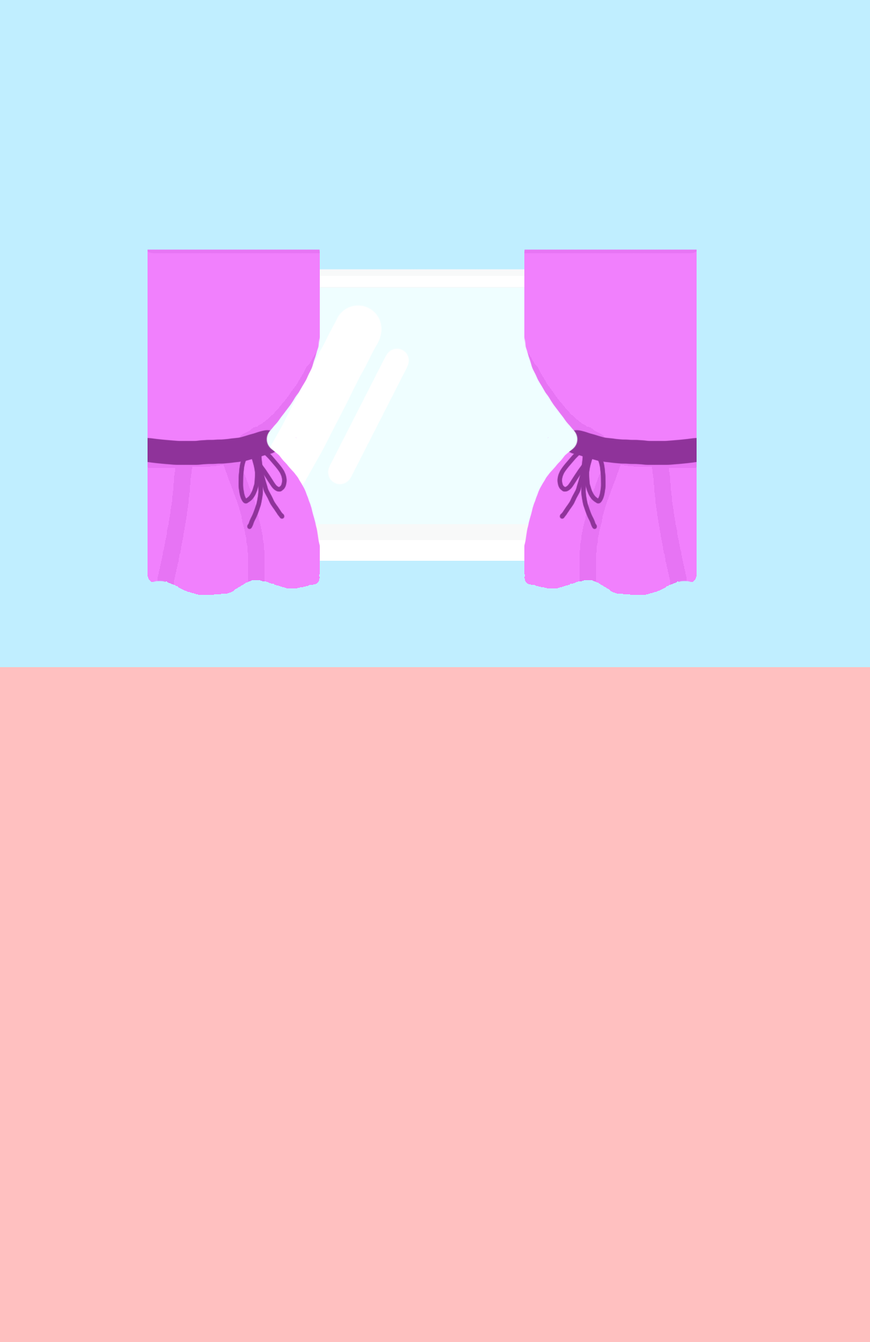
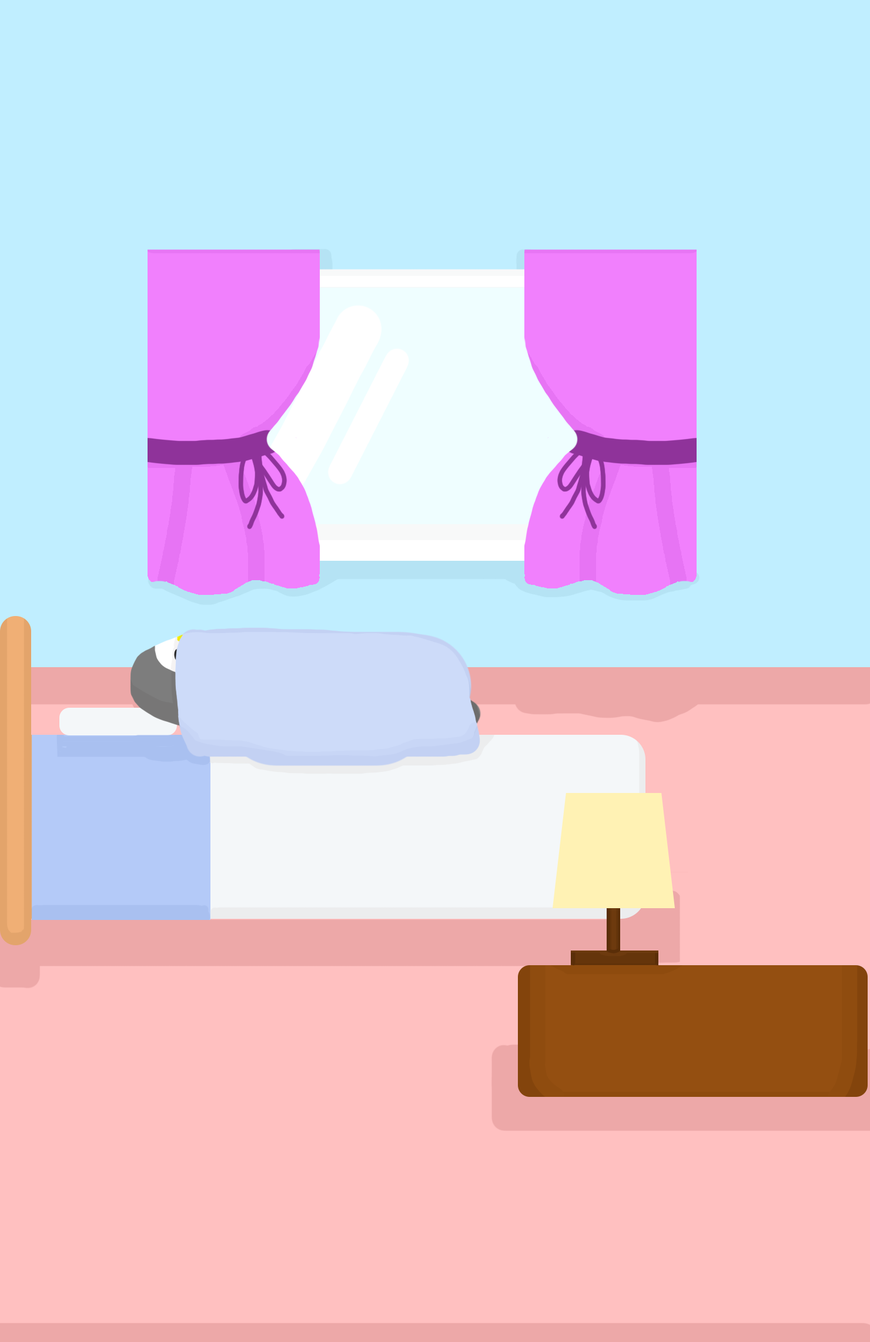
The second 870 × 1342 image is a revision of the first. Changes to its layers:
added layer "Layer 12" above "Group 2" over [497, 907, 870, 1132]
added group "Group 2" with 4 layers above "Layer 11" over [517, 793, 868, 1097]
added layer "Rectangle 9 copy" in group "Group 2" over [552, 793, 675, 909]
added layer "Rectangle 8" in group "Group 2" over [606, 864, 621, 952]
added layer "Rectangle 7" in group "Group 2" over [570, 950, 659, 966]
added layer "Rectangle 6" in group "Group 2" over [517, 965, 868, 1097]
added layer "Layer 11" above "Layer 10" over [97, 595, 512, 795]
added layer "Layer 10" above "Layer 13" over [129, 627, 482, 767]
added layer "Layer 13" above "Group 3" over [0, 599, 658, 1070]
added group "Group 3" with 4 layers above "20_20220830235429" over [0, 616, 646, 946]
added layer "Rectangle 5" in group "Group 3" over [59, 707, 177, 736]
added layer "Rectangle 3" in group "Group 3" over [0, 616, 32, 946]
added layer "Rectangle 4" in group "Group 3" over [31, 734, 211, 921]
added layer "Rectangle 2" in group "Group 3" over [4, 734, 646, 919]
added layer "Layer 15" above "Rectangle 1 copy" over [148, 248, 700, 605]
added layer "Layer 14" above "Rectangle 1" over [0, 661, 870, 1342]
